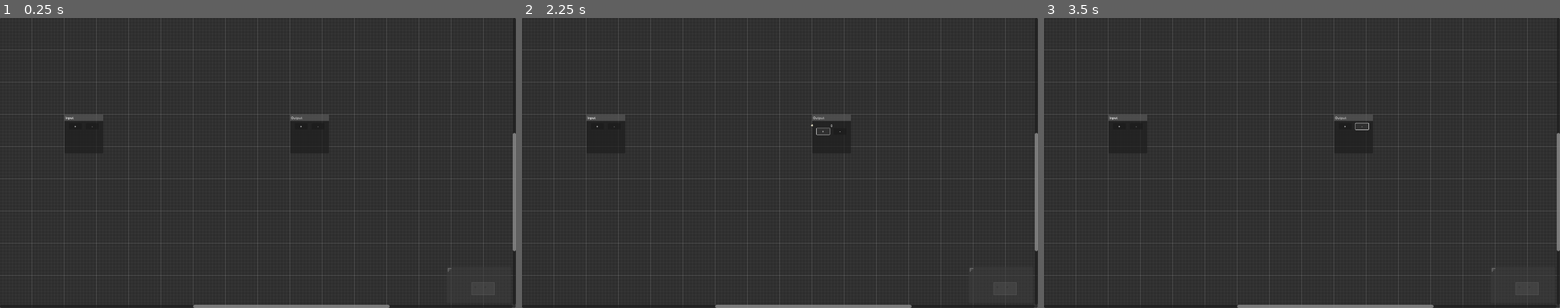
Above: before the commit, frames 1-3 (left to right).
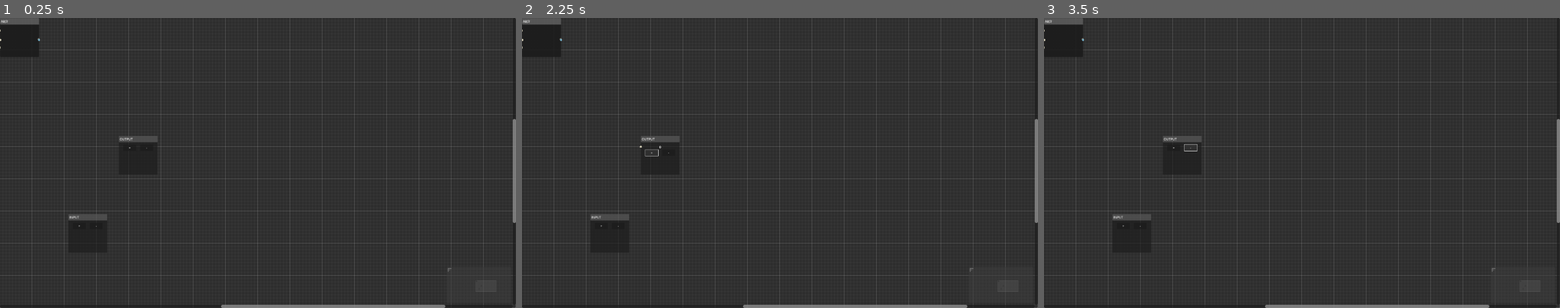
Above: after the commit, the same moments.

Repository: FanuelAnte/Circuitry-2.0
Game: Godot game, scene res://Scenes/main_game.tscn
The game is run twice, just before and just after one commit, with the same random seed, the same clock (stepped at 60 frames per second) and the same inputs.
Inputs:
- Up to frame 1 (0.25 s): no input
- Up to frame 2 (2.25 s): click "+" at 0.5 s; click "-" at 1.25 s; click "+" at 2 s
- Up to frame 3 (3.5 s): click "-" at 2.75 s

The runs differ from the first frame. In frame 1, 1.2% of the frame differs, in the area x 0-100%, y 0-100%; in frame 2, 1.2%; in frame 3, 1.2%.

Commit message:
And then there were four(nodes).

Diff:
--- /dev/null
+++ b/Scenes/Components/and.tscn
@@ -0,0 +1,48 @@
+[gd_scene load_steps=2 format=3 uid="uid://bcxasvyg8ltm4"]
+
+[ext_resource type="Script" path="res://Scripts/and.gd" id="1_8h73s"]
+
+[node name="And" type="GraphNode"]
+offset_right = 192.0
+offset_bottom = 192.0
+title = "AND"
+slot/0/left_enabled = true
+slot/0/left_type = 0
+slot/0/left_color = Color(1, 1, 1, 1)
+slot/0/left_icon = null
+slot/0/right_enabled = false
+slot/0/right_type = 0
+slot/0/right_color = Color(1, 1, 1, 1)
+slot/0/right_icon = null
+slot/0/draw_stylebox = true
+slot/1/left_enabled = false
+slot/1/left_type = 0
+slot/1/left_color = Color(1, 1, 1, 1)
+slot/1/left_icon = null
+slot/1/right_enabled = true
+slot/1/right_type = 0
+slot/1/right_color = Color(1, 1, 1, 1)
+slot/1/right_icon = null
+slot/1/draw_stylebox = true
+slot/2/left_enabled = true
+slot/2/left_type = 0
+slot/2/left_color = Color(1, 1, 1, 1)
+slot/2/left_icon = null
+slot/2/right_enabled = false
+slot/2/right_type = 0
+slot/2/right_color = Color(1, 1, 1, 1)
+slot/2/right_icon = null
+slot/2/draw_stylebox = true
+script = ExtResource("1_8h73s")
+
+[node name="Input1" type="Control" parent="."]
+custom_minimum_size = Vector2(0, 40)
+layout_mode = 2
+
+[node name="Output1" type="Control" parent="."]
+custom_minimum_size = Vector2(0, 40)
+layout_mode = 2
+
+[node name="Input2" type="Control" parent="."]
+custom_minimum_size = Vector2(0, 40)
+layout_mode = 2
--- a/Scenes/Components/graph.tscn
+++ b/Scenes/Components/graph.tscn
@@ -1,8 +1,10 @@
-[gd_scene load_steps=4 format=3 uid="uid://pylk14ft6ib7"]
+[gd_scene load_steps=6 format=3 uid="uid://pylk14ft6ib7"]
 
 [ext_resource type="Script" path="res://Scripts/graph.gd" id="1_3p3g6"]
 [ext_resource type="PackedScene" uid="uid://tl0yee7hyi18" path="res://Scenes/Components/output.tscn" id="2_c4ouw"]
 [ext_resource type="PackedScene" uid="uid://c7epflmpri2g1" path="res://Scenes/Components/input.tscn" id="3_wj1p6"]
+[ext_resource type="PackedScene" uid="uid://t36tiamcutrm" path="res://Scenes/Components/not.tscn" id="4_6lx4f"]
+[ext_resource type="PackedScene" uid="uid://bcxasvyg8ltm4" path="res://Scenes/Components/and.tscn" id="4_cfb02"]
 
 [node name="Graph" type="GraphEdit"]
 anchors_preset = 15
@@ -23,26 +25,42 @@
 show_menu = false
 script = ExtResource("1_3p3g6")
 metadata/_edit_use_anchors_ = true
+metadata/_edit_horizontal_guides_ = [1080.0]
 
 [node name="Output" parent="." instance=ExtResource("2_c4ouw")]
 layout_mode = 2
-offset_left = 720.0
-offset_top = 240.0
-offset_right = 912.0
-offset_bottom = 432.0
+offset_left = 294.5
+offset_top = 293.0
+offset_right = 486.5
+offset_bottom = 485.0
 scale = Vector2(0.5, 0.5)
 mouse_filter = 1
-position_offset = Vector2(1440, 480)
+position_offset = Vector2(589, 586)
 
 [node name="Input" parent="." instance=ExtResource("3_wj1p6")]
 layout_mode = 0
-offset_left = 160.0
-offset_top = 240.0
-offset_right = 352.0
-offset_bottom = 432.0
+offset_left = 169.5
+offset_top = 487.0
+offset_right = 361.5
+offset_bottom = 679.0
 scale = Vector2(0.5, 0.5)
 mouse_filter = 1
-position_offset = Vector2(320, 480)
+position_offset = Vector2(339, 974)
+
+[node name="And" parent="." instance=ExtResource("4_cfb02")]
+layout_mode = 0
+scale = Vector2(0.5, 0.5)
+mouse_filter = 1
+
+[node name="Not" parent="." instance=ExtResource("4_6lx4f")]
+layout_mode = 2
+offset_left = 0.5
+offset_top = 0.5
+offset_right = 192.5
+offset_bottom = 192.5
+scale = Vector2(0.5, 0.5)
+mouse_filter = 1
+position_offset = Vector2(1, 1)
 
 [connection signal="connection_request" from="." to="." method="_on_connection_request"]
 [connection signal="disconnection_request" from="." to="." method="_on_disconnection_request"]
--- a/Scenes/Components/input.tscn
+++ b/Scenes/Components/input.tscn
@@ -5,7 +5,7 @@
 [node name="Input" type="GraphNode"]
 offset_right = 192.0
 offset_bottom = 192.0
-title = "Input"
+title = "INPUT"
 slot/0/left_enabled = false
 slot/0/left_type = 0
 slot/0/left_color = Color(1, 1, 1, 1)
--- /dev/null
+++ b/Scenes/Components/not.tscn
@@ -0,0 +1,22 @@
+[gd_scene load_steps=2 format=3 uid="uid://t36tiamcutrm"]
+
+[ext_resource type="Script" path="res://Scripts/not.gd" id="1_8e0vh"]
+
+[node name="Not" type="GraphNode"]
+offset_right = 192.0
+offset_bottom = 192.0
+title = "NOT"
+slot/0/left_enabled = true
+slot/0/left_type = 0
+slot/0/left_color = Color(1, 1, 1, 1)
+slot/0/left_icon = null
+slot/0/right_enabled = true
+slot/0/right_type = 0
+slot/0/right_color = Color(1, 1, 1, 1)
+slot/0/right_icon = null
+slot/0/draw_stylebox = true
+script = ExtResource("1_8e0vh")
+
+[node name="Output1" type="Control" parent="."]
+custom_minimum_size = Vector2(0, 128)
+layout_mode = 2
--- a/Scenes/Components/output.tscn
+++ b/Scenes/Components/output.tscn
@@ -5,7 +5,7 @@
 [node name="Output" type="GraphNode"]
 offset_right = 192.0
 offset_bottom = 192.0
-title = "Output"
+title = "OUTPUT"
 slot/0/left_enabled = false
 slot/0/left_type = 0
 slot/0/left_color = Color(1, 1, 1, 1)
--- /dev/null
+++ b/Scripts/and.gd
@@ -0,0 +1,39 @@
+extends GraphNode
+
+var input_values: Array = [0, 0]
+var output_values: Array = [0]
+
+func _ready() -> void:
+	pass
+
+func _process(delta: float) -> void:
+	execute()
+	for i in range(output_values.size()):
+		if output_values[i] == 1:
+			set_slot_color_right(1, Color(Globals.line_colors["active"]))
+
+		elif output_values[i] == 0:
+			set_slot_color_right(1, Color(Globals.line_colors["inactive"]))
+
+	if input_values[0] == 1:
+		set_slot_color_left(0, Color(Globals.line_colors["active"]))
+	elif input_values[0] == 0:
+		set_slot_color_left(0, Color(Globals.line_colors["inactive"]))
+
+	if input_values[1] == 1:
+		set_slot_color_left(2, Color(Globals.line_colors["active"]))
+	elif input_values[1] == 0:
+		set_slot_color_left(2, Color(Globals.line_colors["inactive"]))
+
+func get_input_values() -> void:
+	input_values = [0, 0]
+	for connection: Dictionary in get_parent().connection_list:
+		if connection["to_node"] == self.name:
+			input_values[connection["to_port"]] = connection["data"]
+
+func execute() -> void:
+	get_input_values()
+	if input_values[0] and input_values[1]:
+		output_values[0] = 1
+	else:
+		output_values[0] = 0
--- a/Scripts/graph.gd
+++ b/Scripts/graph.gd
@@ -16,8 +16,8 @@
 		var from_path: NodePath = NodePath(connections[i].from_node)
 		var node: GraphNode = self.get_node(from_path)
 		if is_instance_valid(node):
-			if node.right_port_values[connections[i].from_port] != null:
-				connections[i]["data"] = node.right_port_values[connections[i].from_port]
+			if node.output_values[connections[i].from_port] != null:
+				connections[i]["data"] = node.output_values[connections[i].from_port]
 		else:
 			connections[i]["data"] = 0
 
--- a/Scripts/input.gd
+++ b/Scripts/input.gd
@@ -3,47 +3,47 @@
 const TOGGLE = preload("res://Scenes/Components/Extras/toggle.tscn")
 
 @onready var controls: MarginContainer = $Controls
-var right_port_values: Array = []
+var output_values: Array = []
 
 func _ready() -> void:
 	pass
 
 func _process(delta: float) -> void:
-	for i in range(right_port_values.size()):
-		if right_port_values[i] == 1:
+	for i in range(output_values.size()):
+		if output_values[i] == 1:
 			set_slot_color_right(i, Globals.line_colors["active"])
 
-		elif right_port_values[i] == 0:
+		elif output_values[i] == 0:
 			set_slot_color_right(i, Globals.line_colors["inactive"])
 
 	for child in get_children():
 		if child.is_in_group("toggle"):
-			child.text = str(right_port_values[child.get_index()])
+			child.text = str(output_values[child.get_index()])
 
 	for i in get_children():
 		var index: int = 0
 		if i.is_in_group("toggle"):
 			index = i.get_index()
-			i.button_pressed = right_port_values[index]
+			i.button_pressed = output_values[index]
 
 func set_slot_value(value: bool, slot_index: int) -> void:
 	if value == true:
-		right_port_values[slot_index] = 1
+		output_values[slot_index] = 1
 	else:
-		right_port_values[slot_index] = 0
+		output_values[slot_index] = 0
 
 func value_toggled(button_pressed: bool, index: int) -> void:
 	set_slot_value(button_pressed, index)
 
 func _on_add_btn_pressed() -> void:
 	var toggle: CheckButton = TOGGLE.instantiate()
-	right_port_values.append(0)
+	output_values.append(0)
 	add_child(toggle)
 	move_child(toggle, controls.get_index())
 
 	toggle.connect("input_toggled", set_slot_value)
 
-	for i in range(right_port_values.size()):
+	for i in range(output_values.size()):
 		set_slot_enabled_right(i, true)
 
 func _on_rmv_btn_pressed() -> void:
@@ -64,5 +64,5 @@
 		get_child(index).queue_free()
 		#self.rect_size.y -= slot_size
 
-		right_port_values.remove_at(index)
+		output_values.remove_at(index)
 		set_slot_enabled_right(index, false)
--- /dev/null
+++ b/Scripts/not.gd
@@ -0,0 +1,34 @@
+extends GraphNode
+
+var input_values: Array = [0]
+var output_values: Array = [0]
+
+func _ready() -> void:
+	pass
+
+func _process(delta: float) -> void:
+	execute()
+	for i in range(output_values.size()):
+		if output_values[i] == 1:
+			set_slot_color_right(0, Color(Globals.line_colors["active"]))
+
+		elif output_values[i] == 0:
+			set_slot_color_right(0, Color(Globals.line_colors["inactive"]))
+
+	if input_values[0] == 1:
+		set_slot_color_left(0, Color(Globals.line_colors["active"]))
+	elif input_values[0] == 0:
+		set_slot_color_left(0, Color(Globals.line_colors["inactive"]))
+
+func get_input_values() -> void:
+	input_values = [0, 0]
+	for connection: Dictionary in get_parent().connection_list:
+		if connection["to_node"] == self.name:
+			input_values[connection["to_port"]] = connection["data"]
+
+func execute() -> void:
+	get_input_values()
+	if input_values[0]:
+		output_values[0] = 0
+	else:
+		output_values[0] = 1
